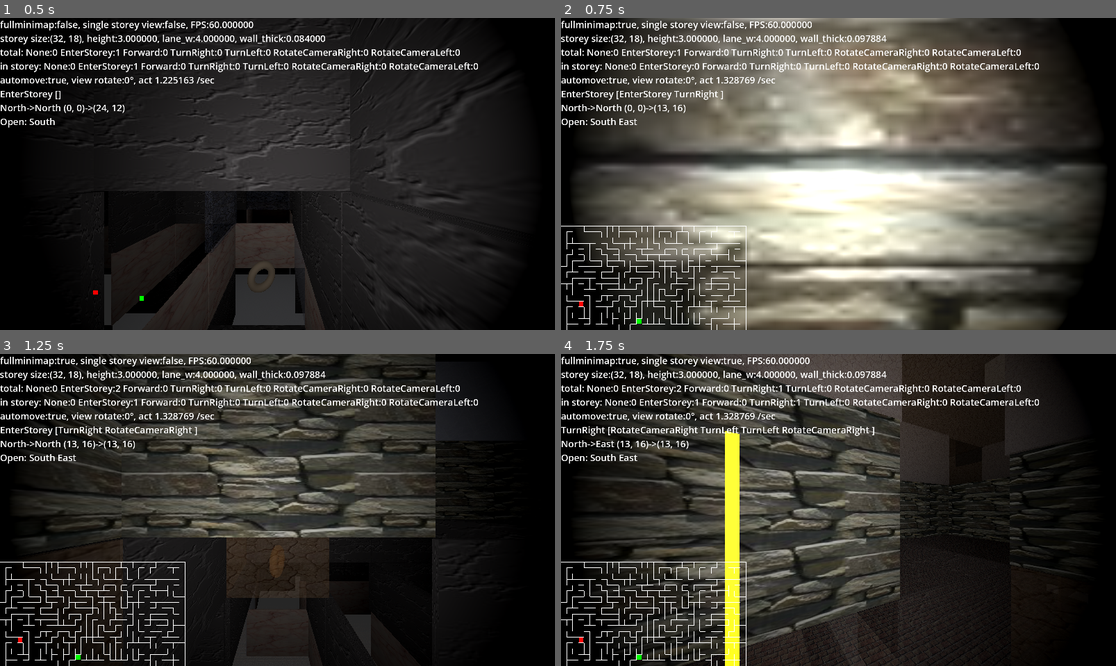
Above: before the commit, frames 1-4 (two rows, left to right).
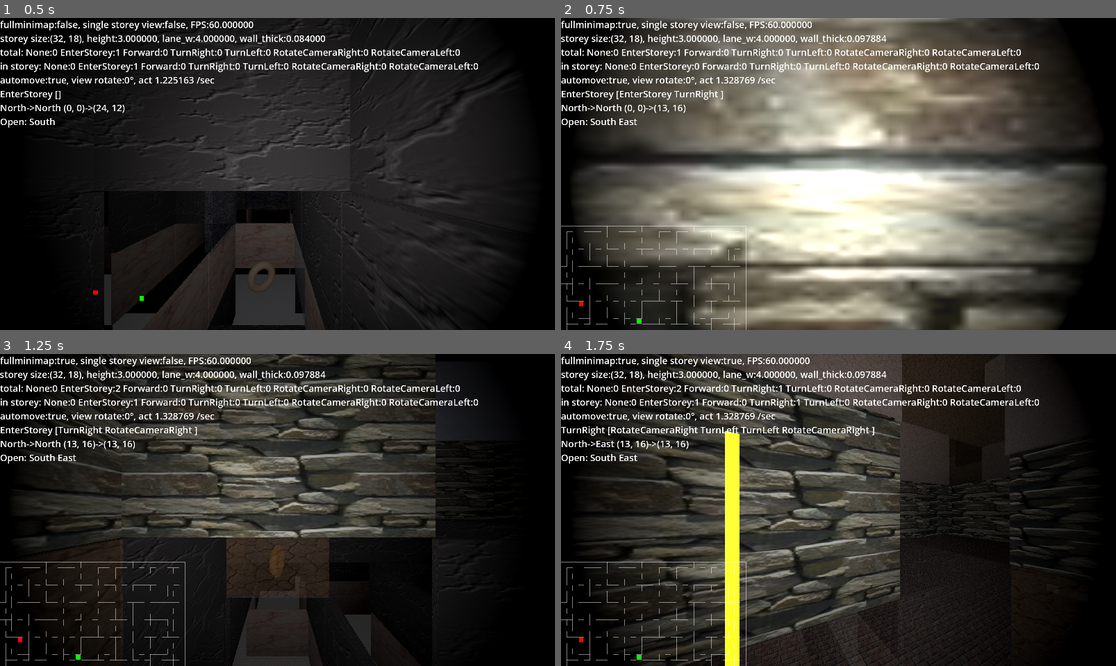
Above: after the commit, the same moments.

Repository: kasworld/gd4maze3d
Game: Godot game, scene res://main.tscn
The game is run twice, just before and just after one commit, with the same random seed, the same clock (stepped at 60 frames per second) and the same inputs.
Inputs (mouse positions are in pixels of both pictures, inside the frame that each line leads up to):
- Up to frame 1 (0.5 s): no input
- Up to frame 2 (0.75 s): tap Enter at 0.5 s; move the mouse to (960, 158) at 0.52 s; hold Right from 0.53 s (still down); tap 1 at 0.6 s; click (960, 158) at 0.67 s
- Up to frame 3 (1.25 s): keep holding Right; tap Space at 0.77 s
- Up to frame 4 (1.75 s): move the mouse to (727, 525) at 1.27 s; release Right at 1.28 s; hold Down from 1.28 s (still down); tap 2 at 1.35 s; tap Space at 1.52 s

Frame 1 is identical in both runs. In frame 2, 1.2% of the frame differs, in the area x 0-34%, y 66-100%; in frame 3, 1.2%; in frame 4, 1.2%.

Commit message:
change line draw

Diff:
--- a/main.gd
+++ b/main.gd
@@ -1,7 +1,7 @@
 extends Node3D
 
 var storey_scene = preload("res://storey.tscn")
-var maze_size = Vector2i(32,18)
+var maze_size = Vector2i(32*1,18*1)
 const StoreyCount :int = 7
 const StoreyPlay :int = int(StoreyCount/2)
 var storey_list :Array[Storey]
--- a/mini_map.gd
+++ b/mini_map.gd
@@ -12,6 +12,8 @@
 	return storey.maze_size.x * Scale
 func get_height()->int:
 	return storey.maze_size.y * Scale
+
+var walllines :PackedVector2Array
 
 func init(st :Storey)->void:
 	storey = st
@@ -40,13 +42,14 @@
 		if not storey.maze_cells.is_open_dir_at(maze_size.x-1,y,Maze.Dir.East):
 			add_wall_at( maze_size.x , y , true)
 
+func _draw() -> void:
+	draw_multiline(walllines,Color(Color.WHITE,0.5), 1.0)
+
 func add_wall_at(x:int,y :int, face_x :bool)->void:
-	var ln :Line2D
 	if face_x:
-		ln = new_line( 2, Color.WHITE, [Vector2(x,y)*Scale,Vector2(x,y+1)*Scale])
+		walllines.append_array([Vector2(x,y)*Scale,Vector2(x,y+1)*Scale])
 	else :
-		ln = new_line( 2, Color.WHITE, [Vector2(x,y)*Scale,Vector2(x+1,y)*Scale])
-	add_child(ln)
+		walllines.append_array([Vector2(x,y)*Scale,Vector2(x+1,y)*Scale])
 
 # between wall
 func add_point_at(x:int,y :int, co:Color)->Line2D:
--- a/mini_map_2_draw.gd
+++ b/mini_map_2_draw.gd
@@ -25,6 +25,7 @@
 func move_player(x:int, y:int)->void:
 	player.position = Vector2(x,y)*Scale
 
+var walllines :PackedVector2Array =[]
 func init(st :Storey)->void:
 	storey = st
 	add_point_at(storey.goal_pos.x,storey.goal_pos.y, Color.RED)
@@ -34,21 +35,25 @@
 	for cl in walls:
 		cl.resize(storey.maze_size.x*2+1)
 
+func _draw() -> void:
+	if walllines.size() == 0 :
+		return
+	draw_multiline(walllines,Color(Color.WHITE,0.5), 1.0)
+
 func add_wall_at(x:int,y :int, dir :Storey.Dir)->void:
 	if is_wall_at(x,y,dir):
 		return
 	set_wall_at(x,y,dir)
-	var ln :Line2D
 	match dir:
 		Storey.Dir.North:
-			ln = new_line( 2, Color.WHITE, [Vector2(x,y)*Scale,Vector2(x+1,y)*Scale])
+			walllines.append_array([Vector2(x,y)*Scale,Vector2(x+1,y)*Scale])
 		Storey.Dir.West:
-			ln = new_line( 2, Color.WHITE, [Vector2(x,y)*Scale,Vector2(x,y+1)*Scale])
+			walllines.append_array([Vector2(x,y)*Scale,Vector2(x,y+1)*Scale])
 		Storey.Dir.South:
-			ln = new_line( 2, Color.WHITE, [Vector2(x,y+1)*Scale,Vector2(x+1,y+1)*Scale])
+			walllines.append_array([Vector2(x,y+1)*Scale,Vector2(x+1,y+1)*Scale])
 		Storey.Dir.East:
-			ln = new_line( 2, Color.WHITE, [Vector2(x+1,y)*Scale,Vector2(x+1,y+1)*Scale])
-	add_child(ln)
+			walllines.append_array([Vector2(x+1,y)*Scale,Vector2(x+1,y+1)*Scale])
+	queue_redraw()
 
 # between wall
 func add_point_at(x:int,y :int, co:Color)->Line2D:
